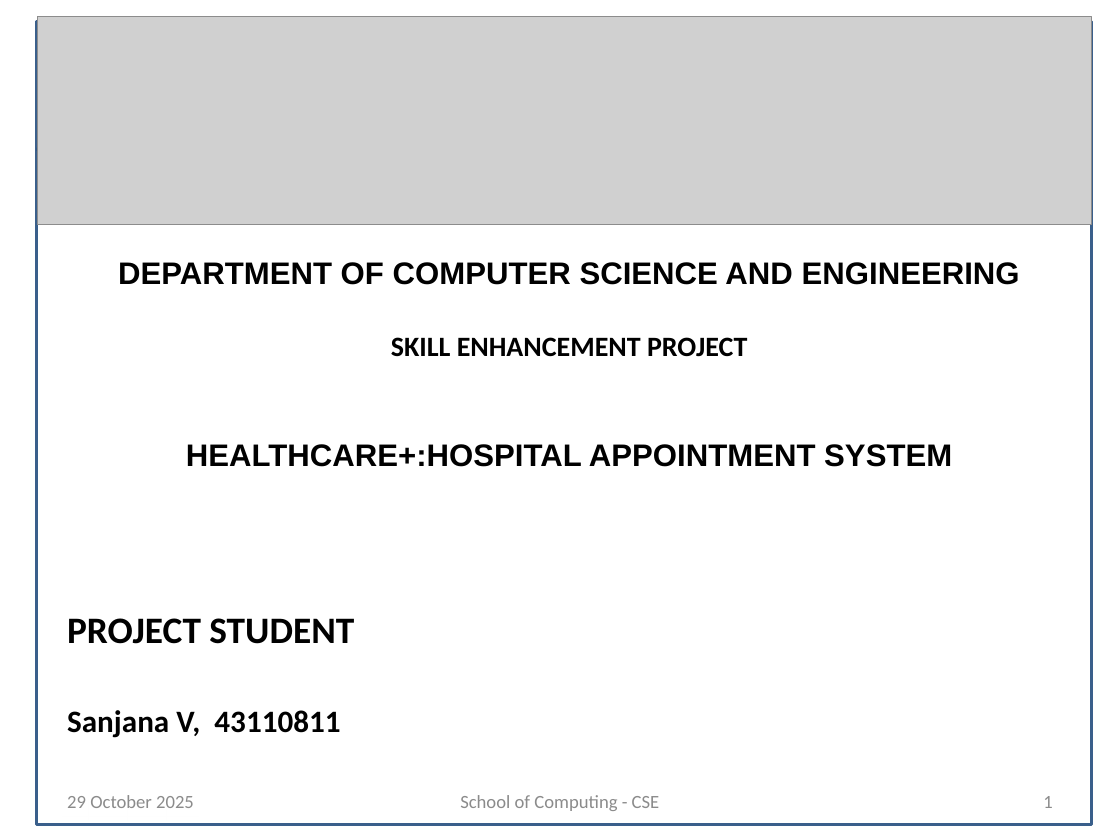
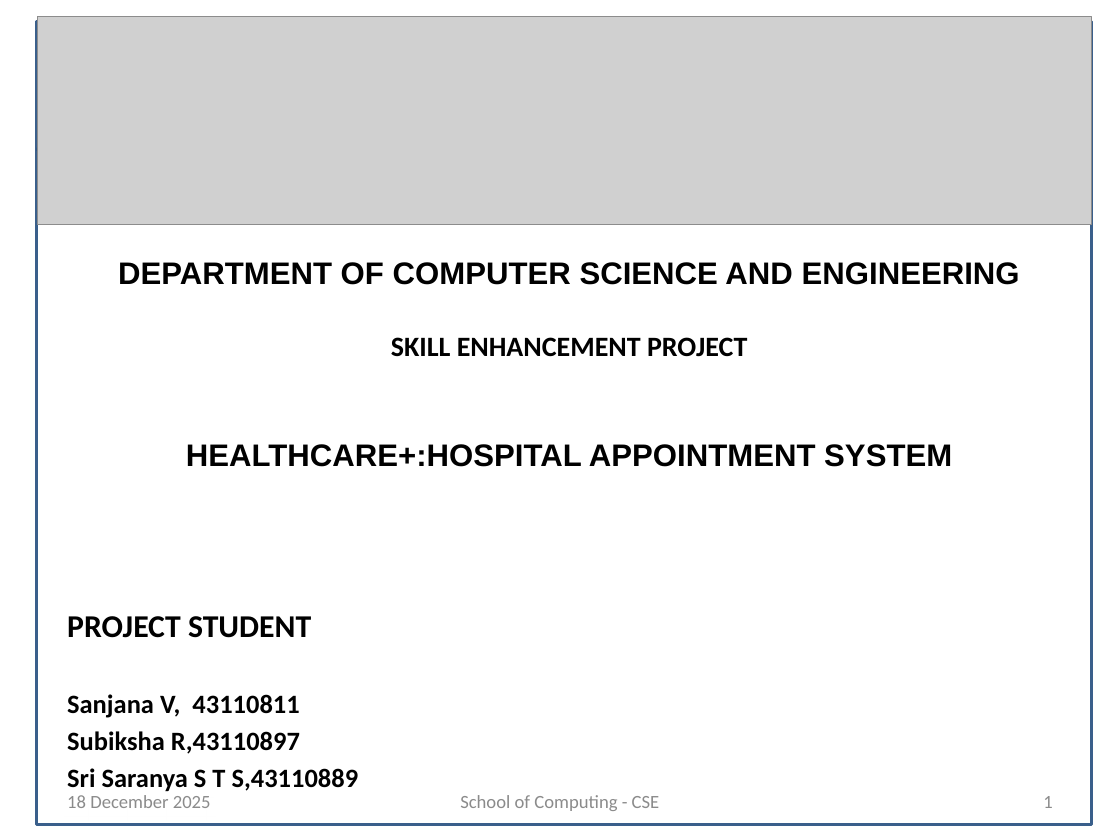
Before and after one commit to kookiebutter2105-pro/HealthCare-Hospital-Appointment-System, a slide deck: slide 1 of Hospital_Appointment_Booking_Presentation.pptx. Drawn at 1120x840 pixels with LibreOffice and Linux fonts; fonts in the diff are those of the drawing; grey boxes stand for pictures. Boxes give left, top, right and bottom in pixels: in the first picture for what was removed or moved away, otherwise in the second. Text is boxed around its words. In the diff, an @@ line names an element or a change of style, - is before the commit and + after.

```diff
--- a/Hospital_Appointment_Booking_Presentation.pptx
+++ b/Hospital_Appointment_Booking_Presentation.pptx
@@ text at <box>67,616,311,718</box>: size 24 to 20.4 pt in "PROJECT STUDENT"; size 20 to 17 pt in "Sanjana V, 43110811" @@
@@ text at <box>67,731,359,792</box>: paragraphs added @@
+Subiksha R,43110897
+Sri Saranya S T S,43110889
@@ text at <box>67,795,211,808</box>: text changed @@
-29 October 2025
+18 December 2025
```
Also in this commit, not shown: 3 other slides changed.
